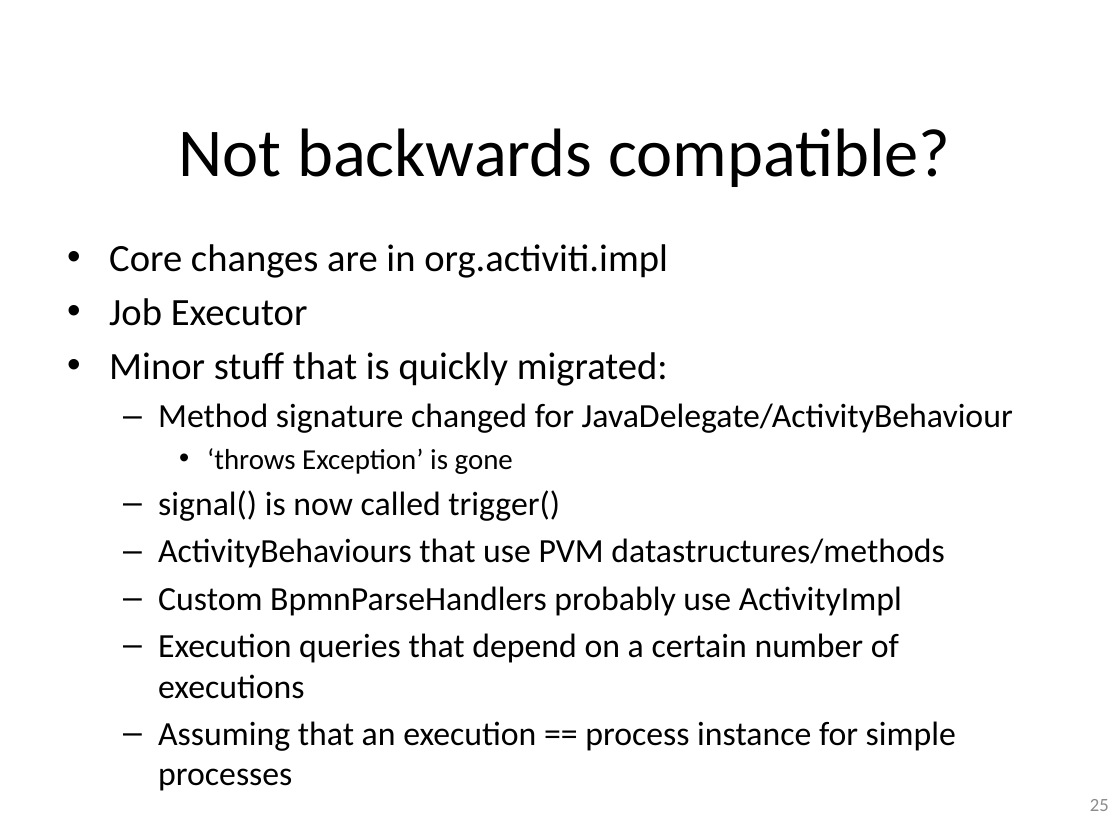
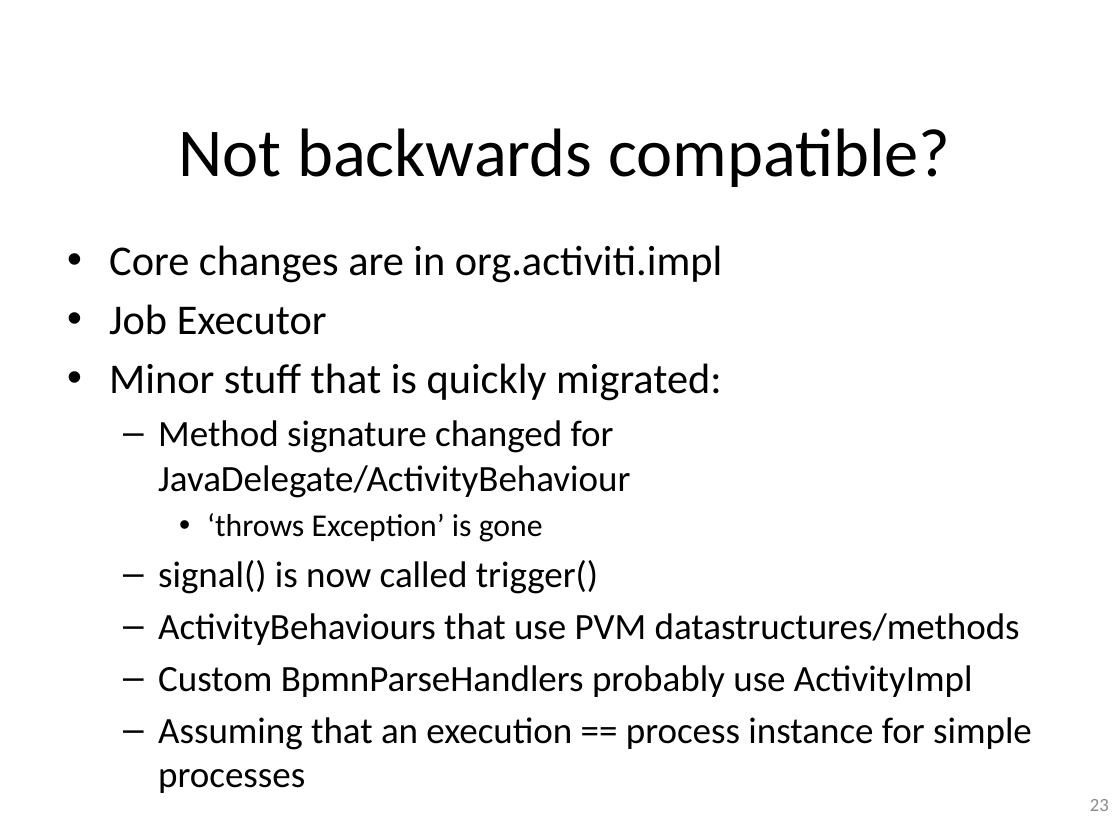
Before and after one commit to OrderOfTheBee/beecon, a slide deck: slide 23 of assets/data/files/20160125028/beecon_activiti.pptx (slide 25 before the commit). Drawn at 1120x840 pixels with LibreOffice and Linux fonts; fonts in the diff are those of the drawing; background and template pictures are left out. Boxes give left, top, right and bottom in pixels: in the first picture for what was removed or moved away, otherwise in the second. Text is boxed around its words. In the diff, an @@ line names an element or a change of style, - is before the commit and + after.

```diff
--- a/assets/data/files/20160125028/beecon_activiti.pptx
+++ b/assets/data/files/20160125028/beecon_activiti.pptx
@@ text "Core changes are in org.activiti.impl" at (x1=109, y1=245, x2=1032, y2=750): size 24.8 to 27.2 pt in "Core changes are in org.activiti.impl", "Job Executor", "Minor stuff that is quickly migrated:"; size 21.7 to 23.8 pt in "Method signature changed for JavaDelegate/ActivityBehaviour", "signal() is now called trigger()", "ActivityBehaviours that use PVM datastructures/methods", "Custom BpmnParseHandlers probably use ActivityImpl" and 1 more places; size 18.6 to 20.4 pt in "‘throws Exception’ is gone" @@
@@ text at (x1=158, y1=633, x2=899, y2=699): paragraph removed @@
-  – Execution queries that depend on a certain number of executions
@@ page number at (x1=1090, y1=799, x2=1109, y2=811): text changed @@
-25
+23
```
Also in this commit, not shown: 5 other slides changed, 1 slide added, 4 slides removed, 3 other files.
